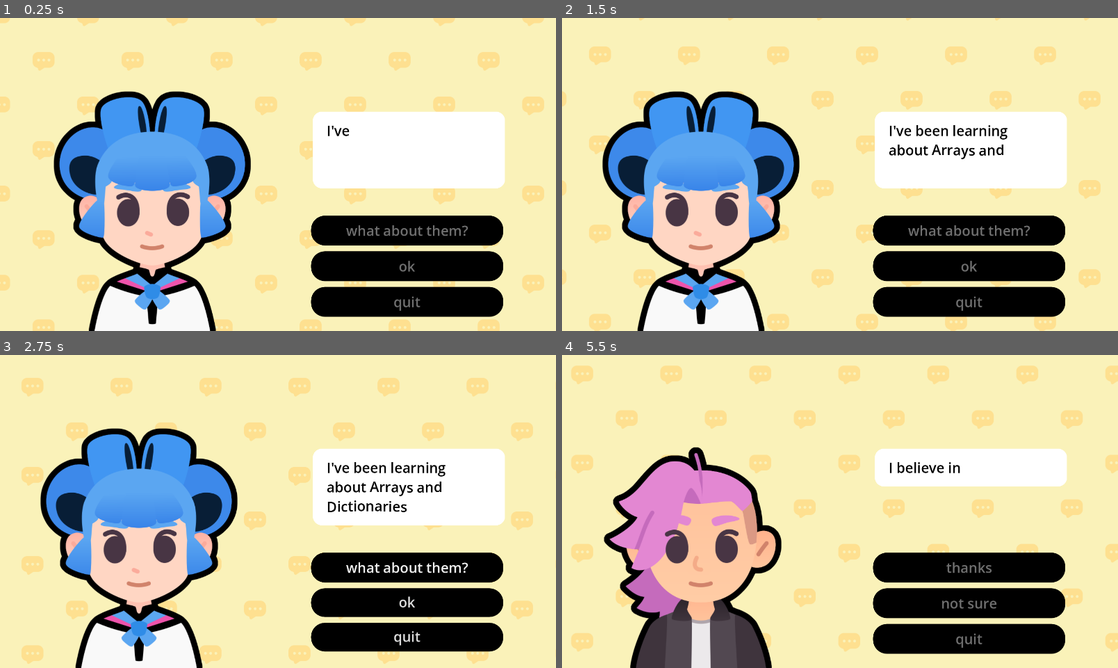
Above: before the commit, frames 1-4 (two rows, left to right).
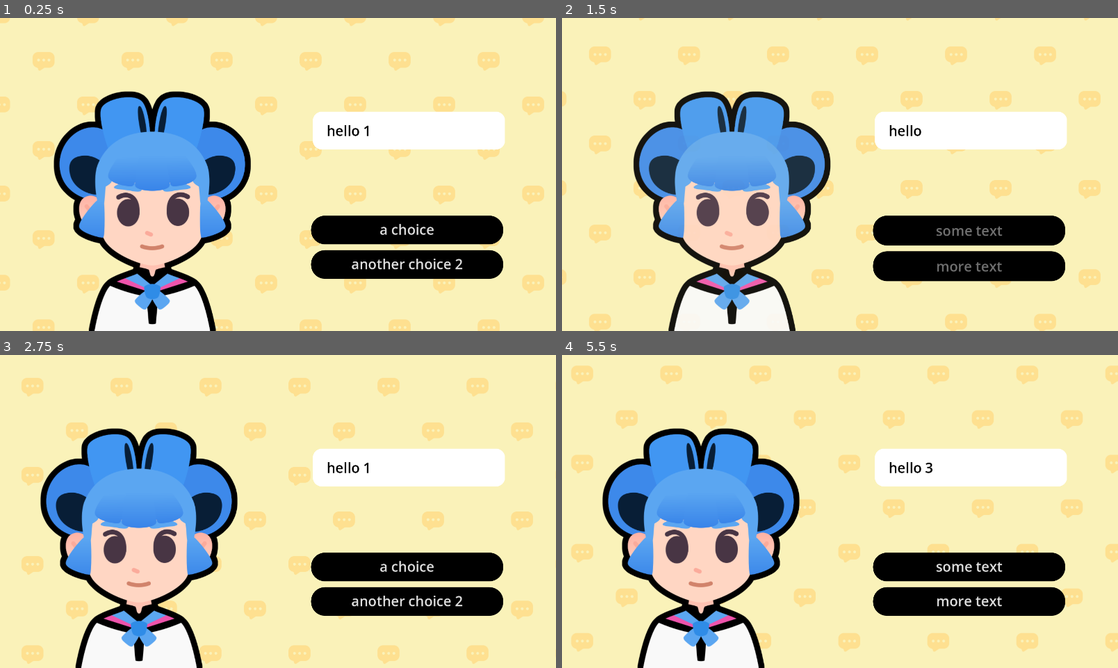
Above: after the commit, the same moments.

Repository: chimoochi/M8-starting-the-dialog
Game: Godot game, scene res://lessons/dialogue.tscn
Same seed, same stepped clock (60 frames per second), same inputs: the game is played once before the commit and once after it. This scene is started directly instead of the project's main scene. Sound files missing from this copy of the repository are replaced by a short silence.
Inputs (mouse positions are in pixels of both pictures, inside the frame that each line leads up to):
- Up to frame 1 (0.25 s): no input
- Up to frame 2 (1.5 s): click (967, 230) at 0.5 s, where only the run after the commit has a clickable "a choice"; click (967, 230) at 1.25 s, where only the run after the commit has a clickable "a choice"
- Up to frame 3 (2.75 s): click (405, 567) at 2 s, where only the run after the commit has a clickable "some text"
- Up to frame 4 (5.5 s): click (967, 567) at 2.75 s, where only the run before the commit has a clickable "what about them?"; click (967, 567) at 3.5 s, where only the run after the commit has a clickable "a choice"; click (967, 602) at 4.25 s, where only the run after the commit has a clickable "more text"; click "next" (after the commit: "a choice") at 5 s

The runs differ from the first frame. In frame 1, 9.2% of the frame differs, in the area x 55-91%, y 34-96%; in frame 2, 25%, in the area x 7-91%, y 23-100%; in frame 3, 9.2%; in frame 4, 24%.

Commit message:
finish M8L6

Diff:
--- /dev/null
+++ b/M08.start_a_dialog_workbook/lessons/dialog_item.gd
@@ -0,0 +1,3 @@
+class_name DialogueItem extends SlideShowEntry
+
+@export var choices: Array[DialogueChoice] = []
--- a/M08.start_a_dialog_workbook/lessons/dialogue.gd
+++ b/M08.start_a_dialog_workbook/lessons/dialogue.gd
@@ -1,144 +1,43 @@
 extends Control
 
-
-var expressions := {
-	"happy": preload ("res://assets/emotion_happy.png"),
-	"regular": preload ("res://assets/emotion_regular.png"),
-	"sad": preload ("res://assets/emotion_sad.png"),
-}
-
-var bodies := {
-	"sophia": preload ("res://assets/sophia.png"),
-	"pink": preload ("res://assets/pink.png")
-}
-
-## An array of dictionaries. Each dictionary has three properties:
-## - expression: a [code]Texture[/code] containing an expression
-## - text: a [code]String[/code] containing the text the character says
-## - character: a [code]Texture[/code] representing the character
-var dialogue_items: Array[Dictionary] = [
-{
-	"expression": expressions["regular"],
-	"text": "I've been learning about [wave]Arrays and Dictionaries[/wave]",
-	"character": bodies["sophia"],
-	"choices": {
-		"what about them?": 2,
-		"ok": 1,
-		"quit": -1
-	}
-},
-{
-	"expression": expressions["regular"],
-	"text": "How has it been going?",
-	"character": bodies["pink"],
-	"choices": {
-		"good": 4,
-		"bad": 3
-	}
-},
-{
-	"expression": expressions["sad"],
-	"text": "... Well... it is a little bit [shake]complicated[/shake]!",
-	"character": bodies["sophia"],
-	"choices": {
-		"next": 4
-	}
-},
-{
-	"expression": expressions["sad"],
-	"text": "Oh!",
-	"character": bodies["pink"],
-	"choices": {
-		"that's okay": 5,
-		"tell me more": 5
-	}
-},
-{
-	"expression": expressions["regular"],
-	"text": "I believe in you!",
-	"character": bodies["pink"],
-	"choices": {
-		"thanks": 6,
-		"not sure": 6,
-		"quit": -1
-	}
-},
-{
-	"expression": expressions["happy"],
-	"text": "If you stick to it, you'll eventually make it!",
-	"character": bodies["pink"],
-	"choices": {
-		"you're right": 7,
-		"hmm...": 7,
-		"quit": -1
-	}
-},
-{
-	"expression": expressions["happy"],
-	"text": "That's it! Let's [tornado freq=3.0][rainbow val=1.0]GOOOOOO!!![/rainbow][/tornado]",
-	"character": bodies["sophia"],
-	"choices": {
-		"let's go!!": 1,
-		"wait what": 1,
-		"quit": -1
-	}
-}
-
-]
-var current_item_index := 0
+@export var dialogue_items: Array[DialogueItem] = []
 
 ## UI element that shows the texts
 @onready var rich_text_label: RichTextLabel = %RichTextLabel
-## UI element that progresses to the next text
-
-@onready var action_buttons_v_box_container: VBoxContainer = %ActionButtonsVBoxContainer
-
 ## Audio player that plays voice sounds while text is being written
 @onready var audio_stream_player: AudioStreamPlayer = %AudioStreamPlayer
 ## The character
 @onready var body: TextureRect = %Body
 ## The Expression
 @onready var expression: TextureRect = %Expression
+## The container for buttons
+@onready var action_buttons_v_box_container: VBoxContainer = %ActionButtonsVBoxContainer
 
-func create_buttons(choices_data: Dictionary) -> void:
-	for button in action_buttons_v_box_container.get_children():
-		button.queue_free()
-	for v in choices_data:
-		var button = Button.new()
-		action_buttons_v_box_container.add_child(button)
-		button.text = v
-		var target_line_idx: int = choices_data[v]
-		button.pressed.connect(show_text.bind(target_line_idx))
-
-		if target_line_idx == - 1:
-			button.pressed.connect(get_tree().quit)
-		else:
-			button.pressed.connect(show_text.bind(target_line_idx))
 
 func _ready() -> void:
-
 	show_text(0)
 
 
-## Draws the current text to the rich text element
+## Draws the selected text
+## [param current_item_index] Displays the currently selected index from the dialogue array
 func show_text(current_item_index: int) -> void:
 	# We retrieve the current item from the array
 	var current_item := dialogue_items[current_item_index]
+	# We set the initial visible ratio to the text to 0, so we can change it in the tween
+	rich_text_label.visible_ratio = 0.0
 	# from the item, we extract the properties.
 	# We set the text to the rich text control
 	# And we set the appropriate expression texture
-	rich_text_label.text = current_item["text"]
-	expression.texture = current_item["expression"]
-	body.texture = current_item["character"]
-	create_buttons(current_item["choices"])
-	# We set the initial visible ratio to the text to 0, so we can change it in the tween
-	rich_text_label.visible_ratio = 0.0
+	rich_text_label.text = current_item.text
+	expression.texture = current_item.expression
+	body.texture = current_item.character
+	create_buttons(current_item.choices)
 	# We create a tween that will draw the text
 	var tween := create_tween()
 	# A variable that holds the amount of time for the text to show, in seconds
 	# We could write this directly in the tween call, but this is clearer.
 	# We will also use this for deciding on the sound length
-	var text_appearing_duration: float = current_item["text"].length() / 30.0
+	var text_appearing_duration := (current_item["text"] as String).length() / 30.0
 	# We show the text slowly
 	tween.tween_property(rich_text_label, "visible_ratio", 1.0, text_appearing_duration)
 	# We randomize the audio playback's start time to make it sound different
@@ -154,18 +53,29 @@
 
 	# We animate the character sliding in.
 	slide_in()
+	# We disable all buttons until the tween completes
 	for button: Button in action_buttons_v_box_container.get_children():
 		button.disabled = true
-	tween.finished.connect(func(): #-> void:
+	tween.finished.connect( func() -> void:
 		for button: Button in action_buttons_v_box_container.get_children():
 			button.disabled = false
 	)
 
-	# Finally, we disable the next button until the text finishes displaying.
 
-
-
-
+## Adds buttons to the buttons container
+## [param choices_data] An array of [DialogChoice]
+func create_buttons(choices_data: Array[DialogueChoice]) -> void:
+	for button in action_buttons_v_box_container.get_children():
+		button.queue_free()
+	for choice in choices_data:
+		var button := Button.new()
+		action_buttons_v_box_container.add_child(button)
+		button.text = choice.text
+		if choice.is_quit == true:
+			button.pressed.connect(get_tree().quit)
+		else:
+			var target_line_idx := choice.target_line_idx
+			button.pressed.connect(show_text.bind(target_line_idx))
 
 ## Animates the character when they start talking
 func slide_in() -> void:
--- a/M08.start_a_dialog_workbook/lessons/dialogue.tscn
+++ b/M08.start_a_dialog_workbook/lessons/dialogue.tscn
@@ -1,12 +1,61 @@
-[gd_scene load_steps=9 format=3 uid="uid://chprvwfixox2y"]
+[gd_scene load_steps=19 format=3 uid="uid://chprvwfixox2y"]
 
 [ext_resource type="Theme" uid="uid://cshg3sgf0xxq" path="res://assets/main_theme.tres" id="1_nggfo"]
 [ext_resource type="Script" uid="uid://c673ndsi3esbr" path="res://lessons/dialogue.gd" id="2_n1q1t"]
 [ext_resource type="Shader" uid="uid://dm7717xxg836f" path="res://assets/sliding_background.gdshader" id="3_3nfwl"]
+[ext_resource type="Script" uid="uid://bu3svffaj80ry" path="res://lessons/dialog_item.gd" id="3_xlxck"]
 [ext_resource type="Texture2D" uid="uid://bnly1gkbxw6b5" path="res://assets/bubble_pattern.png" id="4_xuy0d"]
 [ext_resource type="Texture2D" uid="uid://copkt78vgp37i" path="res://assets/sophia.png" id="5_g5y1a"]
+[ext_resource type="Script" uid="uid://riv11jeb1nuv" path="res://lessons/dialogue_choice.gd" id="5_ujubm"]
 [ext_resource type="Texture2D" uid="uid://d000xjtr4iqtk" path="res://assets/emotion_regular.png" id="6_bayqr"]
 [ext_resource type="AudioStream" uid="uid://chgko4hmxwxu5" path="res://assets/talking_synth.ogg" id="7_1fga6"]
+
+[sub_resource type="Resource" id="Resource_m4u2h"]
+script = ExtResource("5_ujubm")
+text = "a choice"
+target_line_idx = 1
+metadata/_custom_type_script = "uid://riv11jeb1nuv"
+
+[sub_resource type="Resource" id="Resource_5rpy8"]
+script = ExtResource("5_ujubm")
+text = "another choice 2"
+target_line_idx = 2
+metadata/_custom_type_script = "uid://riv11jeb1nuv"
+
+[sub_resource type="Resource" id="Resource_rjbgl"]
+script = ExtResource("3_xlxck")
+choices = Array[ExtResource("5_ujubm")]([SubResource("Resource_m4u2h"), SubResource("Resource_5rpy8")])
+text = "hello 1"
+metadata/_custom_type_script = "uid://bu3svffaj80ry"
+
+[sub_resource type="Resource" id="Resource_xlxck"]
+script = ExtResource("5_ujubm")
+text = "a choice"
+target_line_idx = 2
+metadata/_custom_type_script = "uid://riv11jeb1nuv"
+
+[sub_resource type="Resource" id="Resource_gkm7m"]
+script = ExtResource("3_xlxck")
+choices = Array[ExtResource("5_ujubm")]([SubResource("Resource_xlxck")])
+text = "hello 2"
+metadata/_custom_type_script = "uid://bu3svffaj80ry"
+
+[sub_resource type="Resource" id="Resource_ujubm"]
+script = ExtResource("5_ujubm")
+text = "some text"
+metadata/_custom_type_script = "uid://riv11jeb1nuv"
+
+[sub_resource type="Resource" id="Resource_1f3kq"]
+script = ExtResource("5_ujubm")
+text = "more text"
+target_line_idx = 1
+metadata/_custom_type_script = "uid://riv11jeb1nuv"
+
+[sub_resource type="Resource" id="Resource_1m3r0"]
+script = ExtResource("3_xlxck")
+choices = Array[ExtResource("5_ujubm")]([SubResource("Resource_ujubm"), SubResource("Resource_1f3kq")])
+text = "hello 3"
+metadata/_custom_type_script = "uid://bu3svffaj80ry"
 
 [sub_resource type="ShaderMaterial" id="ShaderMaterial_efgpg"]
 shader = ExtResource("3_3nfwl")
@@ -25,6 +74,7 @@
 size_flags_vertical = 2
 theme = ExtResource("1_nggfo")
 script = ExtResource("2_n1q1t")
+dialogue_items = Array[ExtResource("3_xlxck")]([SubResource("Resource_rjbgl"), SubResource("Resource_gkm7m"), SubResource("Resource_1m3r0")])
 
 [node name="Background" type="ColorRect" parent="."]
 material = SubResource("ShaderMaterial_efgpg")
--- /dev/null
+++ b/M08.start_a_dialog_workbook/lessons/dialogue_choice.gd
@@ -0,0 +1,4 @@
+class_name DialogueChoice extends Resource
+@export var text := ""
+@export_range(0, 20) var target_line_idx := 0
+@export var is_quit := false
--- a/M08.start_a_dialog_workbook/lessons/slideshow.gd
+++ b/M08.start_a_dialog_workbook/lessons/slideshow.gd
@@ -17,6 +17,7 @@
 ## - character: a [code]Texture[/code] representing the character
 
 @export var dialogue_items: Array[SlideShowEntry] = []
+@export var choices: Array[DialogueChoice] = []
 
 var current_item_index := 0
 
Not shown, added: M08.start_a_dialog_workbook/lessons/dialog_item.gd.uid
Not shown, added: M08.start_a_dialog_workbook/lessons/dialogue_choice.gd.uid
